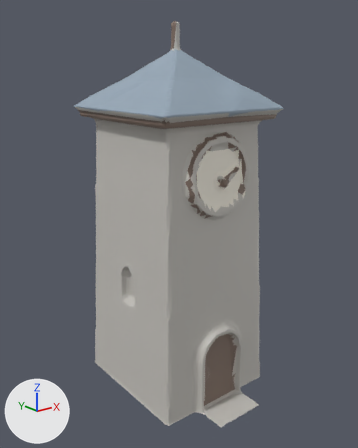
What one commit did to the glTF model docs/univers/archipeo/batiments/modeles/6e-batiment-tour-de-tick/final-3000.glb.
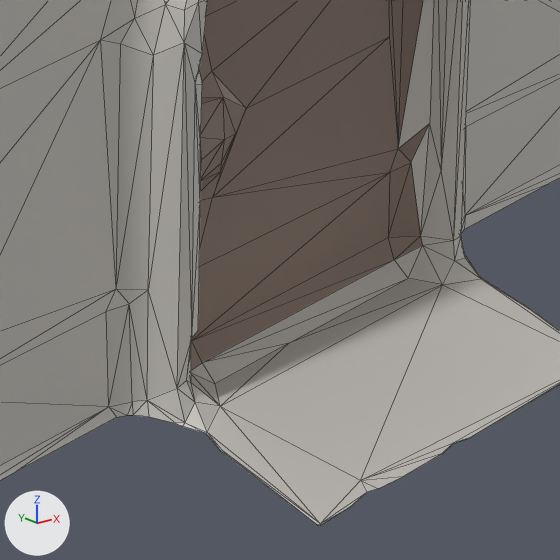
Old and new are each drawn whole from a camera (50 mm lens) standing at (-0.785, -0.991, 0.846) and looking at (-0.01, -0.022, 0.459) and again close up on the part from 50% to 71% of the width and 79% to 96% of the height. The lights are fixed; the arrows at lower left show +X, +Y and +Z. The first two pictures are the older version. The close-ups show mesh edges as thin lines. Vertices at exactly the same position are counted once.

Script lines for the objects in view, before the commit:
```python
me_geometry_0 = bpy.data.meshes.new('geometry_0')
me_geometry_0.from_pydata(...)  # 1276 vertices, 2498 faces; spans x -0.178..0.187, y -0.257..0.206, z 0.0..0.956
me_geometry_0.materials.append(mat_defaultmaterial)
ob_geometry_0 = bpy.data.objects.new('geometry_0', me_geometry_0)
ob_geometry_0.location = (0.0, 0.0, 0.0)
```
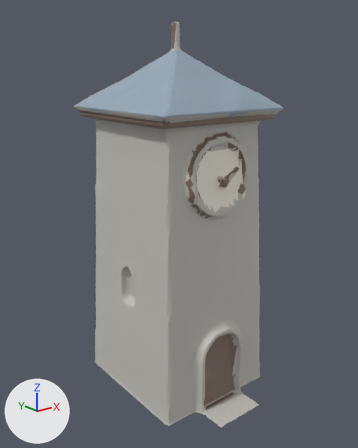
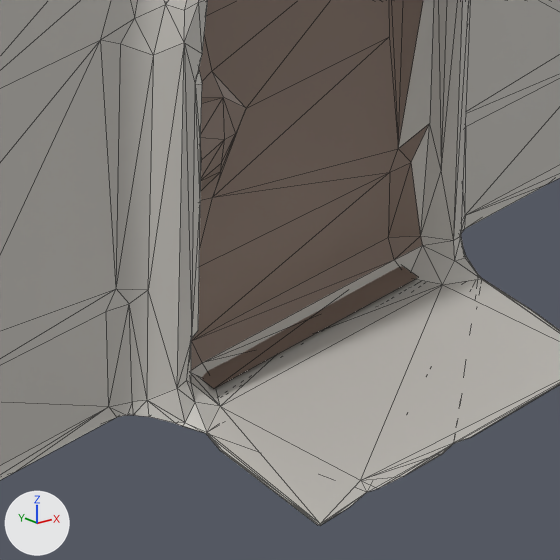
Pixel boxes (x1, y1, x2, y2) of what changed, in the close-ups (560 x 560 px):
part 1 of me_geometry_0, added
    after: (202, 266, 418, 517)

Diff of the bpy script that builds the scene:
```diff
--- a/docs/univers/archipeo/batiments/modeles/6e-batiment-tour-de-tick/final-3000.glb.py
+++ b/docs/univers/archipeo/batiments/modeles/6e-batiment-tour-de-tick/final-3000.glb.py
@@ me_geometry_0 @@
 # used by ob_geometry_0; location = (0.0, 0.0, 0.0)
-me_geometry_0.from_pydata(...)  # 1276 vertices, 2498 faces; spans x -0.178..0.187, y -0.257..0.206, z 0.0..0.956
+me_geometry_0.from_pydata(...)  # 1280 vertices, 2550 faces; spans x -0.178..0.187, y -0.257..0.206, z 0.0..0.956
+# me_geometry_0 part 1
+# 4 vertices are added at (-0.048, -0.185, 0.003), (0.053, -0.185, 0.003), (0.053, -0.17, 0.003), (-0.048, -0.17, 0.003)
+# 52 new faces join them
 me_geometry_0.materials.append(mat_defaultmaterial)
```
